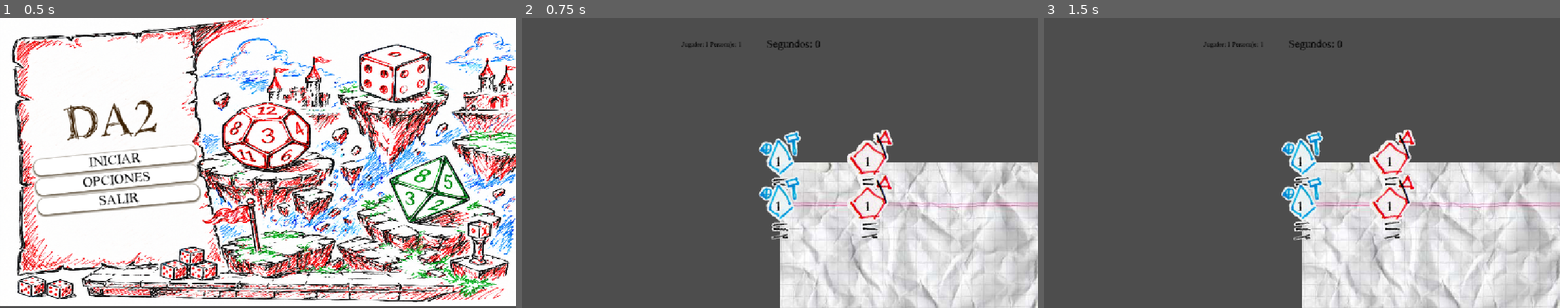
Above: before the commit, frames 1-3 (left to right).
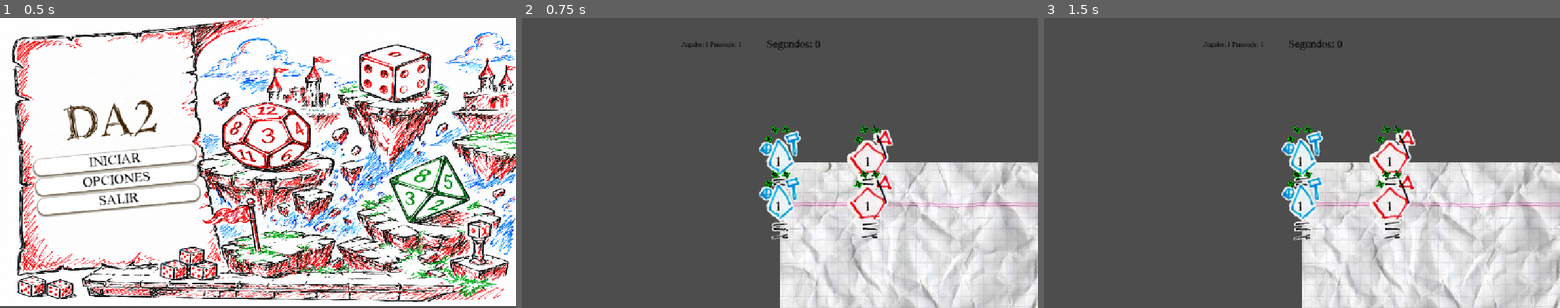
Above: after the commit, the same moments.

Repository: Pablo7776/Motores_Graficos
Game: Godot game, scene res://Escenas/menu_principal.tscn
Same seed, same stepped clock (60 frames per second), same inputs: the game is played once before the commit and once after it. The engine's default icon, where the game draws it, is replaced by a stand-in: a white triangle on a blue panel in a dark square.
Inputs (mouse positions are in pixels of both pictures, inside the frame that each line leads up to):
- Up to frame 1 (0.5 s): no input
- Up to frame 2 (0.75 s): click "INICIAR" at 0.5 s
- Up to frame 3 (1.5 s): move the mouse to (1415, 148) at 1.27 s; hold Right (mover_derecha) from 1.28 s (still down); click (1415, 148) at 1.35 s

Frame 1 is identical in both runs. In frame 2, 0.3% of the frame differs, in the area x 47-70%, y 37-59%; in frame 3, 0.3%.

Commit message:
Barra_de_vida
Incorporé los contadores de vida

Diff:
--- /dev/null
+++ b/da-2-zafarrancho/Escenas/Personajes/contador_de_vida.tscn
@@ -0,0 +1,6 @@
+[gd_scene format=3 uid="uid://cv2tyj6uawkb4"]
+
+[ext_resource type="Script" uid="uid://bkpqset04oo5t" path="res://contador_de_vida.gd" id="1_0pc2c"]
+
+[node name="contador_de_vida" type="Node2D" unique_id=787551954]
+script = ExtResource("1_0pc2c")
--- /dev/null
+++ b/da-2-zafarrancho/Escenas/Personajes/marcador_de_vida.tscn
@@ -0,0 +1,14 @@
+[gd_scene format=3 uid="uid://dbxwik85td5f"]
+
+[ext_resource type="Texture2D" uid="uid://cp6rtth0lb55h" path="res://Recursos/Assets_Visuales/UI/Cursor_apuntar.png" id="1_u8ob3"]
+
+[node name="marcador_de_vida" type="TextureRect" unique_id=526504006]
+modulate = Color(0, 0.7845677, 0, 0.915)
+z_index = 3000
+z_as_relative = false
+offset_left = -9.75
+offset_top = -9.0
+offset_right = 55.25
+offset_bottom = 51.0
+scale = Vector2(0.3, 0.3)
+texture = ExtResource("1_u8ob3")
--- /dev/null
+++ b/da-2-zafarrancho/contador_de_vida.gd
@@ -0,0 +1,25 @@
+extends Node2D
+class_name ContadorDeVida
+
+@onready var personaje= get_parent()
+@onready var health_manager = get_parent().get_node("HealthManager")
+@onready var marcador = preload("res://Escenas/Personajes/marcador_de_vida.tscn")
+
+
+func actualizar_barra():
+	var vida_actual = health_manager.get_health()
+	var radio=25
+
+
+	if vida_actual == 0:
+		return
+
+	else:
+		for marcadores in get_children():
+			marcadores.queue_free()
+		var angulo = (PI)/vida_actual
+		for i in range(vida_actual):
+			var marcador_actual=marcador.instantiate()
+			var posicion= -PI + i*angulo
+			marcador_actual.position = Vector2(cos(posicion), sin(posicion)) * radio
+			add_child(marcador_actual)
--- a/da-2-zafarrancho/modulos/componentes/health_manager.gd
+++ b/da-2-zafarrancho/modulos/componentes/health_manager.gd
@@ -62,7 +62,7 @@
 		var difference = clamped_value - health
 		health = value
 		health_changed.emit(difference)
-
+		get_parent().get_node("ContadorDeVida").actualizar_barra()
 		if health == 0:
 			dead.emit()
 
--- a/da-2-zafarrancho/modulos/personajes/personaje_base.gd
+++ b/da-2-zafarrancho/modulos/personajes/personaje_base.gd
@@ -18,6 +18,7 @@
 	asignar_animacion()
 	state_machine.init(self)
 	dado.dado_valor.connect(_on_dado_valor)
+	$ContadorDeVida.actualizar_barra()
 
 
 
--- a/da-2-zafarrancho/modulos/personajes/personaje_base.tscn
+++ b/da-2-zafarrancho/modulos/personajes/personaje_base.tscn
@@ -4,6 +4,7 @@
 [ext_resource type="Script" uid="uid://c0uofwdfjv136" path="res://modulos/personajes/personaje_base.gd" id="1_wi8ml"]
 [ext_resource type="PackedScene" uid="uid://cfrugvdsa3axp" path="res://modulos/personajes/StateMachine/StateMachine.tscn" id="6_hhlp6"]
 [ext_resource type="PackedScene" uid="uid://0jnxrsdc43aq" path="res://modulos/componentes/HealthManager.tscn" id="7_hhlp6"]
+[ext_resource type="Script" uid="uid://bkpqset04oo5t" path="res://contador_de_vida.gd" id="8_6ayea"]
 [ext_resource type="PackedScene" uid="uid://k7me60pusy4k" path="res://modulos/componentes/hurtbox.tscn" id="9_fqy2a"]
 [ext_resource type="PackedScene" uid="uid://6f6h65cunh3q" path="res://modulos/componentes/Hitbox.tscn" id="10_54fsg"]
 [ext_resource type="PackedScene" uid="uid://omrlmirhee5j" path="res://modulos/componentes/dados.tscn" id="11_54fsg"]
@@ -38,6 +39,11 @@
 [node name="Dado" parent="." unique_id=1716550576 instance=ExtResource("11_54fsg")]
 position = Vector2(-11, -17)
 
+[node name="ContadorDeVida" type="Node2D" parent="." unique_id=979510243]
+position = Vector2(-9, -62)
+script = ExtResource("8_6ayea")
+metadata/_custom_type_script = "uid://bkpqset04oo5t"
+
 [connection signal="timeout" from="Timer" to="." method="_on_timer_timeout"]
 [connection signal="dead" from="HealthManager" to="." method="_on_health_manager_dead"]
 [connection signal="body_shape_entered" from="Hitbox" to="." method="_on_hitbox_body_shape_entered"]
Not shown, added: da-2-zafarrancho/contador_de_vida.gd.uid
